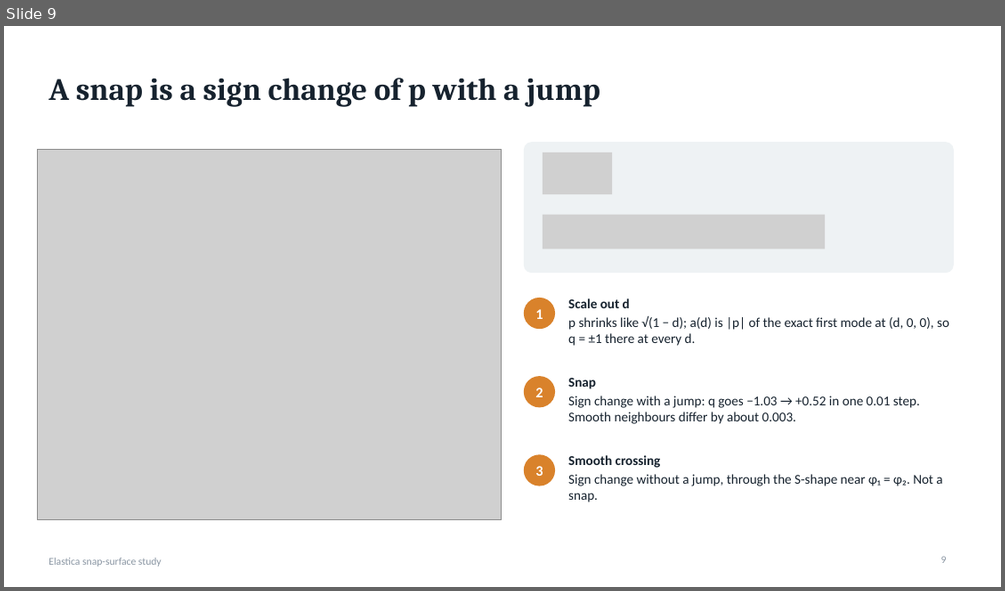
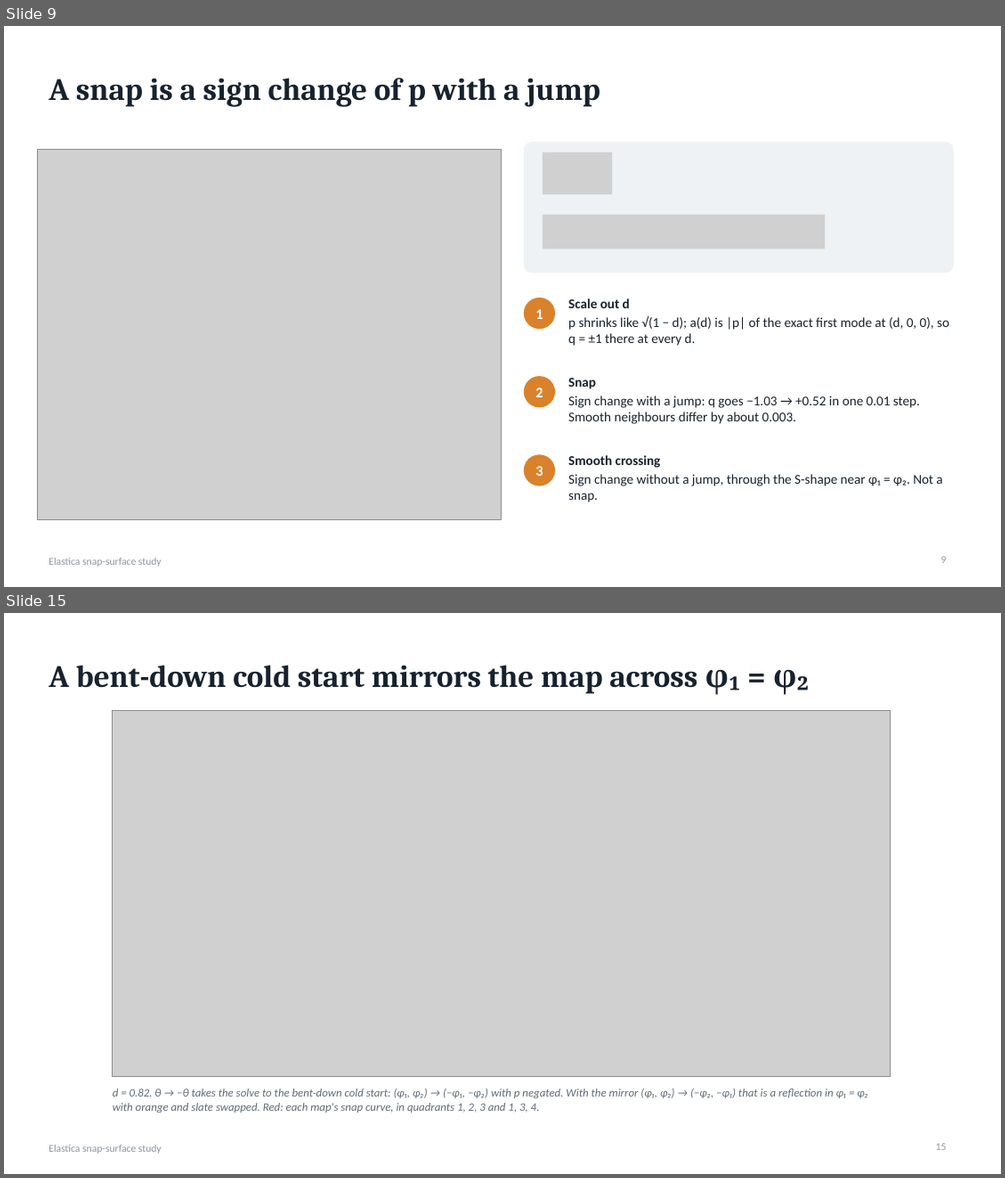
Before and after one commit to grraxx/elastica, a slide deck: presentation/elastica_snap_surface.pptx. Shown one above the other, each under a label of ours: slide 9 before the commit, slides 9 and 15 after it; the slides between them are not shown. The pictures are 1005x591 and 1005x1178 pixels, drawn with LibreOffice and Linux fonts; fonts in the diff are those of the drawing; grey boxes stand for pictures. Boxes give left, top, right and bottom in pixels: in the first picture for what was removed or moved away, otherwise in the second. Text is boxed around its words. In the diff, an @@ line names an element or a change of style, - is before the commit and + after.

```diff
--- a/presentation/elastica_snap_surface.pptx
+++ b/presentation/elastica_snap_surface.pptx
@@ slide 15 added at (x1=4, y1=613, x2=1001, y2=1174), background #FFFFFF; not listed: 1 template element that a slide beside it also shows @@
@@ title added at (x1=48, y1=665, x2=809, y2=695), 30 pt, text #16222E, bold @@
+A bent-down cold start mirrors the map across φ₁ = φ₂
@@ picture added at (x1=113, y1=710, x2=890, y2=1077) @@
@@ text added at (x1=113, y1=1088, x2=868, y2=1112), 11 pt, text #5C6B7A, italic @@
+d = 0.82. θ → −θ takes the solve to the bent-down cold start: (φ₁, φ₂) → (−φ₁, −φ₂) with p negated. With the mirror (φ₁, φ₂) → (−φ₂, −φ₁) that is a reflection in φ₁ = φ₂ with orange and slate swapped. Red: each map's snap curve, in quadrants 1, 2, 3 and 1, 3, 4.
@@ page number added at (x1=936, y1=1143, x2=947, y2=1150), 10 pt, text #8A96A3 @@
+15
```
Also in this commit, not shown: 5 slides changed, 14 other slides added, 50 other files.
